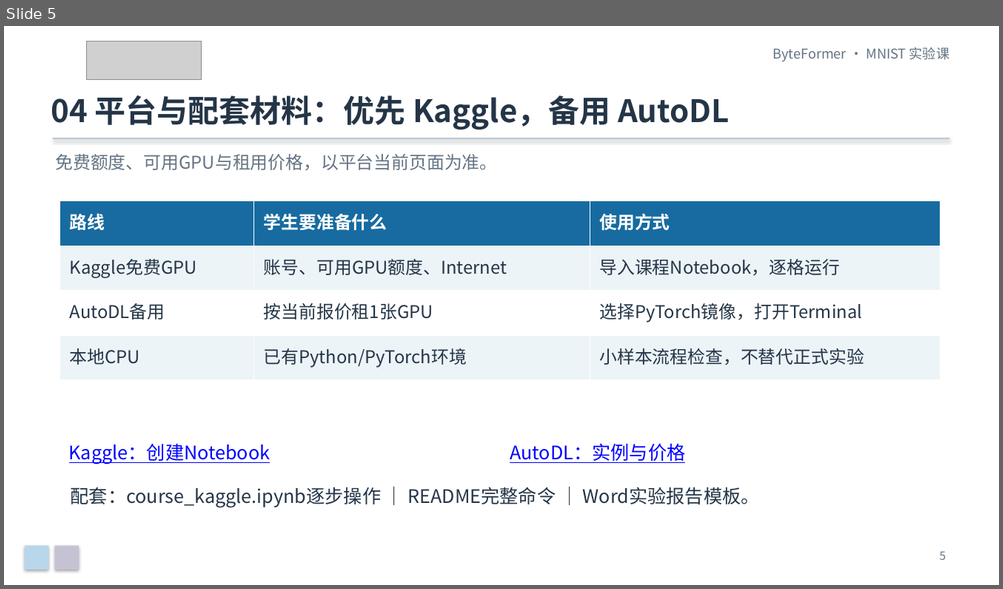
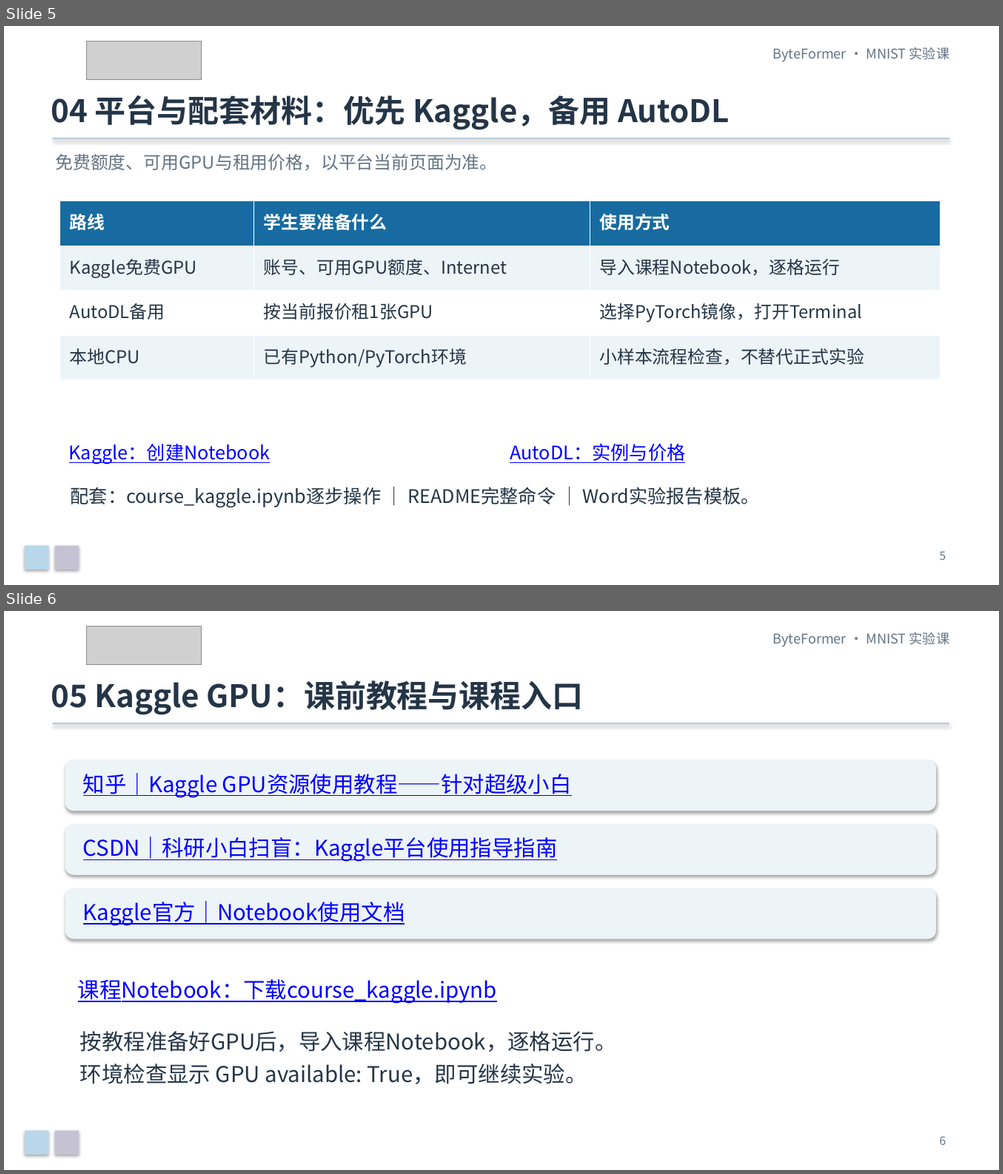
Before and after one commit to Franklin-L/byteformer-mnist-course, a slide deck: docs/ByteFormer_MNIST_零基础实验课.pptx. Shown one above the other, each under a label of ours: slide 5 before the commit, slides 5 and 6 after it. The pictures are 1003x589 and 1003x1174 pixels, drawn with LibreOffice and Linux fonts; fonts in the diff are those of the drawing; grey boxes stand for pictures. Boxes give left, top, right and bottom in pixels: in the first picture for what was removed or moved away, otherwise in the second. Text is boxed around its words. In the diff, an @@ line names an element or a change of style, - is before the commit and + after.

Commit message:
Replace Kaggle setup walkthrough with tutorial links

```diff
--- a/docs/ByteFormer_MNIST_零基础实验课.pptx
+++ b/docs/ByteFormer_MNIST_零基础实验课.pptx
@@ slide 6 added at (4, 611, 999, 1170), background #FFFFFF @@
@@ picture added at (87, 626, 202, 665) @@
@@ text added at (773, 632, 950, 647), 13 pt, text #647483 @@
+ByteFormer · MNIST 实验课
@@ text added at (51, 681, 583, 715), 30 pt, text #243547, bold @@
+05 Kaggle GPU：课前教程与课程入口
@@ rectangle added at (53, 723, 949, 724), fill #BACBD7 @@
@@ rounded rectangle added at (65, 760, 936, 811), fill #EDF4F8 @@
@@ text added at (83, 773, 572, 798), 21 pt, text #0000FF, underline @@
+知乎｜Kaggle GPU资源使用教程——针对超级小白
@@ rounded rectangle added at (65, 824, 936, 875), fill #EDF4F8 @@
@@ text added at (83, 837, 558, 862), 21 pt, text #0000FF, underline @@
+CSDN｜科研小白扫盲：Kaggle平台使用指导指南
@@ rounded rectangle added at (65, 889, 936, 940), fill #EDF4F8 @@
@@ text added at (83, 901, 405, 926), 21 pt, text #0000FF, underline @@
+Kaggle官方｜Notebook使用文档
@@ text added at (78, 980, 497, 1004), 21 pt, text #0000FF, underline @@
+课程Notebook：下载course_kaggle.ipynb
@@ text added at (80, 1031, 617, 1085), 21 pt, text #243547 @@
+按教程准备好GPU后，导入课程Notebook，逐格运行。
+环境检查显示 GPU available: True，即可继续实验。
@@ rectangle added at (25, 1131, 48, 1155), fill #B8D7EA @@
@@ rectangle added at (55, 1131, 79, 1155), fill #C5C3D3 @@
@@ text added at (939, 1136, 946, 1145), 11 pt, text #647483 @@
+6
```
Also in this commit, not shown: 1 slide removed, 4 other files.
